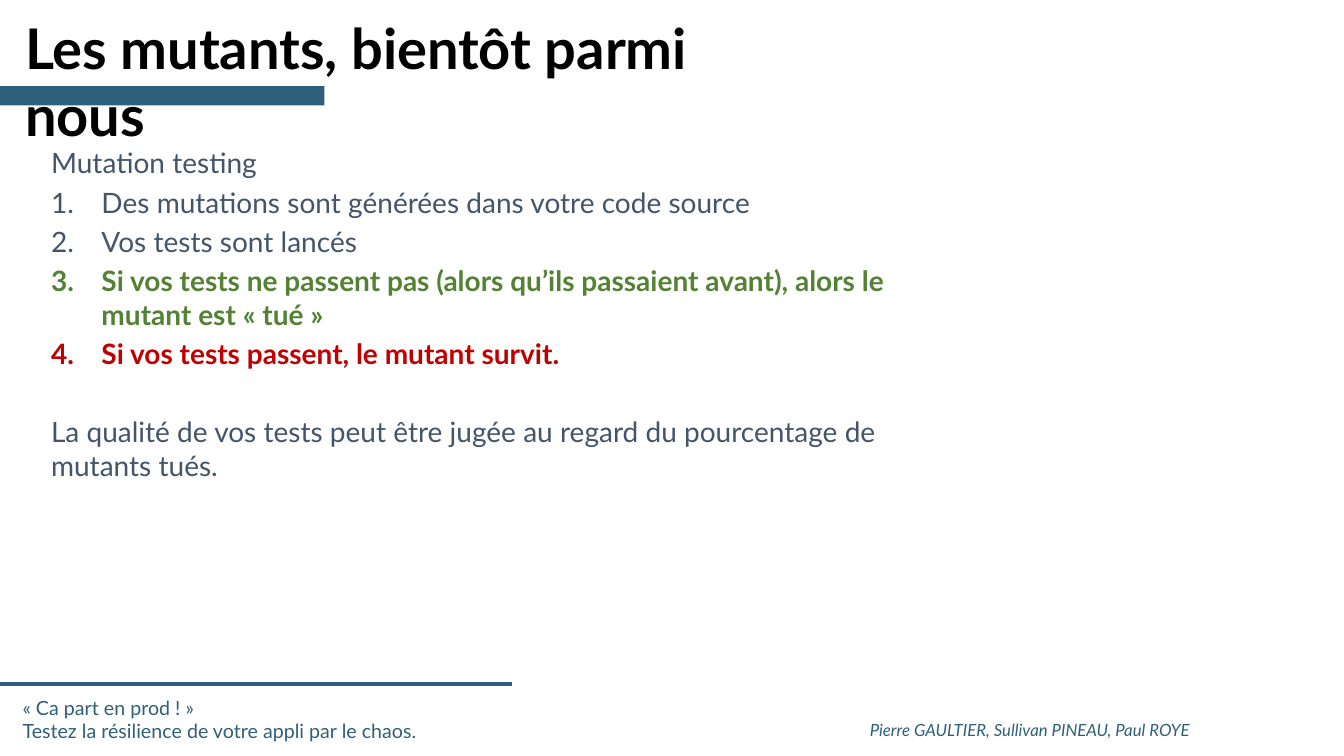
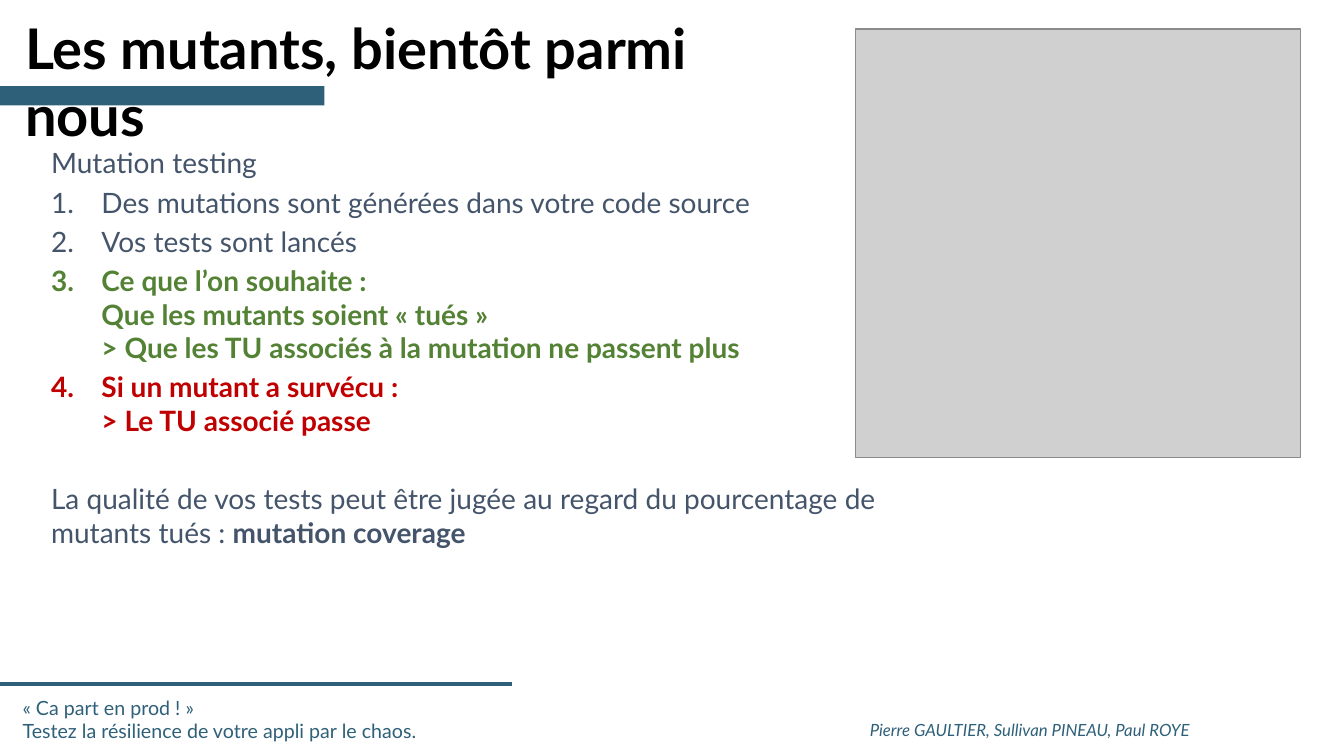
Before and after one commit to SII-Codelab-Chaos/Codelab-Chaos-TP, a slide deck: slide 10 of Hands-On -Chaos - SLIDES.pptx (slide 9 before the commit). Drawn at 1344x756 pixels with LibreOffice and Linux fonts; fonts in the diff are those of the drawing; grey boxes stand for pictures; background and template pictures are left out. Boxes give left, top, right and bottom in pixels: in the first picture for what was removed or moved away, otherwise in the second. Text is boxed around its words. In the diff, an @@ line names an element or a change of style, - is before the commit and + after.

Commit message:
update PPTX with screenshot

```diff
--- a/Hands-On -Chaos - SLIDES.pptx
+++ b/Hands-On -Chaos - SLIDES.pptx
@@ picture added at [855,29,1301,458] @@
@@ text at [51,269,875,548]: text changed @@
-3. Si vos tests ne passent pas (alors qu’ils passaient avant), alors le mutant est « tué »
-4. Si vos tests passent, le mutant survit.
-La qualité de vos tests peut être jugée au regard du pourcentage de mutants tués.
+3. Ce que l’on souhaite :
+   Que les mutants soient « tués »
+   > Que les TU associés à la mutation ne passent plus
+4. Si un mutant a survécu :
+   > Le TU associé passe
+La qualité de vos tests peut être jugée au regard du pourcentage de mutants tués : mutation coverage
```
Also in this commit, not shown: 5 other slides changed, 2 slides added, 2 slides removed.
